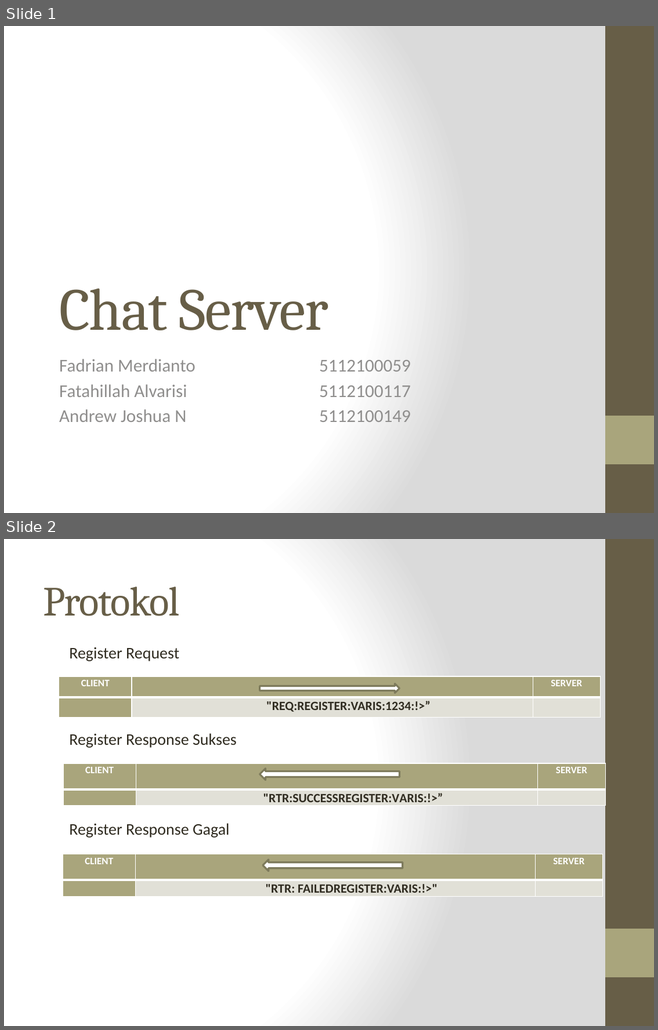
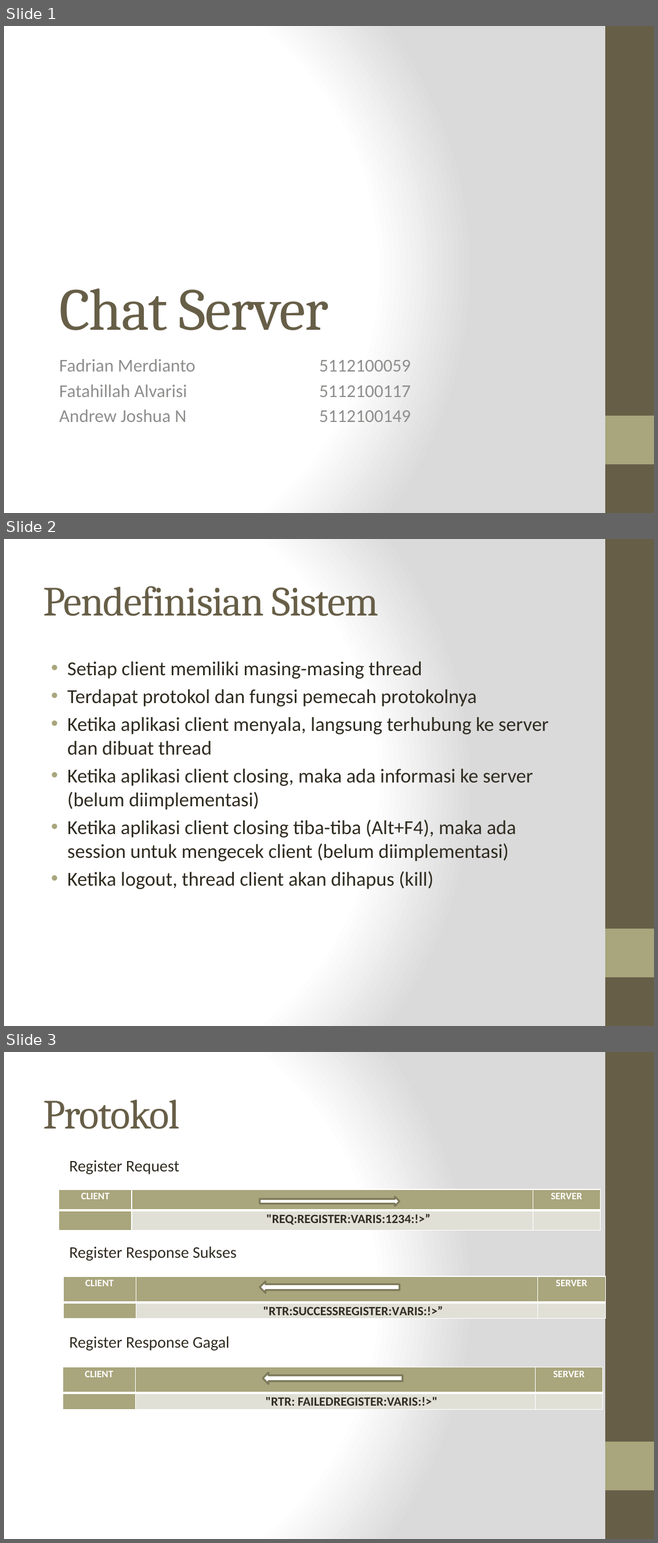
Before and after one commit to alvarisi/KIJ-chat, a slide deck: Presentasi.pptx. Shown one above the other, each under a label of ours: slides 1 and 2 before the commit, slides 1, 2 and 3 after it. The pictures are 658x1030 and 658x1543 pixels, drawn with LibreOffice and Linux fonts; fonts in the diff are those of the drawing. Boxes give left, top, right and bottom in pixels: in the first picture for what was removed or moved away, otherwise in the second. Text is boxed around its words. In the diff, an @@ line names an element or a change of style, - is before the commit and + after.

```diff
--- a/Presentasi.pptx
+++ b/Presentasi.pptx
@@ slide 2 added at (4,539,654,1026), background gradient #FFFFFF to #DADADA; not listed: 2 template elements that a slide beside it also shows @@
@@ title added at (43,586,379,616), 46 pt, text #675E47 @@
+Pendefinisian Sistem
@@ text added at (67,661,549,889), 22 pt, text #2F2B20 @@
+• Setiap client memiliki masing-masing thread
+• Terdapat protokol dan fungsi pemecah protokolnya
+• Ketika aplikasi client menyala, langsung terhubung ke server dan dibuat thread
+• Ketika aplikasi client closing, maka ada informasi ke server (belum diimplementasi)
+• Ketika aplikasi client closing tiba-tiba (Alt+F4), maka ada session untuk mengecek client (belum diimplementasi)
+• Ketika logout, thread client akan dihapus (kill)
@@ what was slide 2 is now slide 3 @@
```
Also in this commit, not shown: 1 slide changed.
